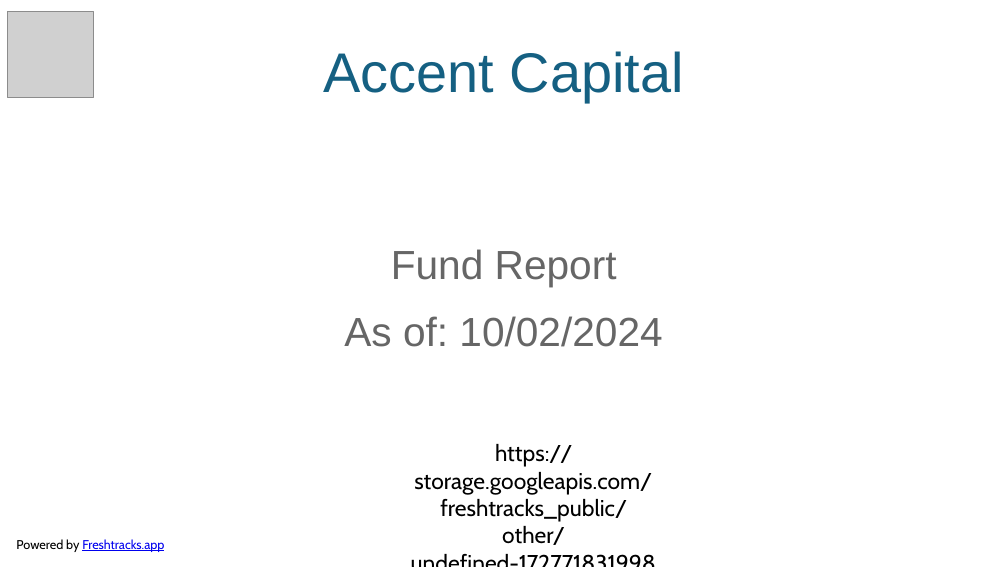
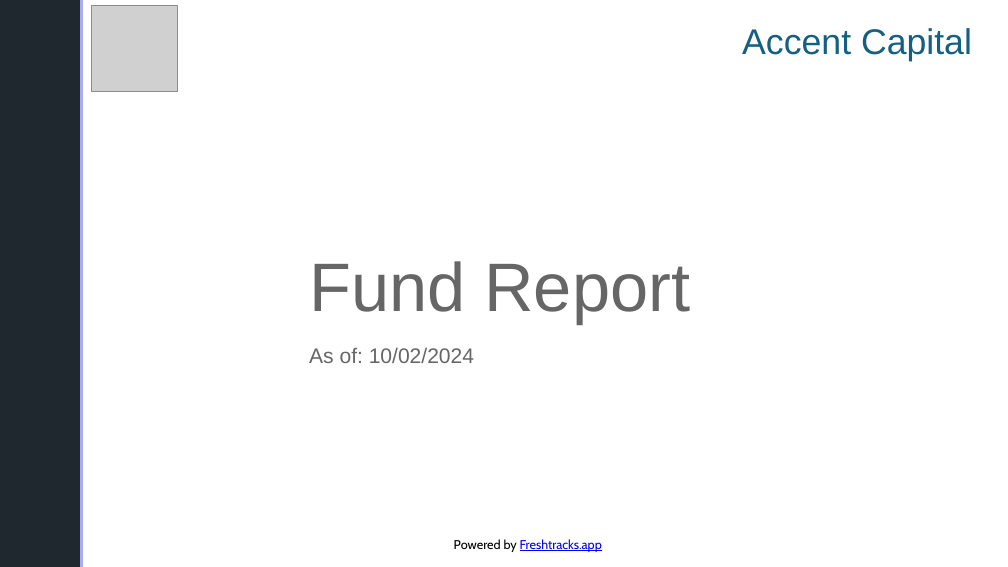
Before and after one commit to jumptrnr/carbone, a slide deck: slide 1 of result.pptx. Drawn at 1008x567 pixels with LibreOffice and Linux fonts; fonts in the diff are those of the drawing; grey boxes stand for pictures; background and template pictures are left out. Boxes give left, top, right and bottom in pixels: in the first picture for what was removed or moved away, otherwise in the second. Text is boxed around its words. In the diff, an @@ line names an element or a change of style, - is before the commit and + after.

```diff
--- a/result.pptx
+++ b/result.pptx
@@ freeform shape added at <box>0,0,80,567</box>, fill #1F282E @@
@@ freeform shape added at <box>80,0,83,567</box>, fill #A9ACEE @@
@@ picture: place and size @@
-picture at <box>7,11,93,97</box>
+picture at <box>91,5,177,91</box>
@@ title "Accent Capital": place and size @@
-title "Accent Capital" at <box>324,51,684,102</box>
+title "Accent Capital" at <box>742,28,972,61</box>
@@ title "Accent Capital" at <box>742,28,972,61</box>: size 44 to 28.1 pt; alignment centre to right; line spacing 1 to 0.9; vertical alignment middle to top @@
@@ text "Fund Report": place and size @@
-text "Fund Report" at <box>344,249,662,347</box>
+text "Fund Report" at <box>309,261,690,363</box>
@@ text "Fund Report" at <box>309,261,690,363</box>: size 32 to 54 pt in "Fund Report"; size 32 to 16.6 pt in "As of: 10/02/2024"; alignment centre to left; indent changed; line spacing 1 to 1.2; less space between paragraphs @@
@@ text removed at <box>414,444,652,545</box> @@
-https://storage.googleapis.com/freshtracks_public/other/undefined-1727718319981.png
@@ text "Powered by Freshtracks.app": place and size @@
-text "Powered by Freshtracks.app" at <box>16,539,164,552</box>
+text "Powered by Freshtracks.app" at <box>454,539,602,552</box>
@@ text "Powered by Freshtracks.app" at <box>454,539,602,552</box>: alignment left to centre @@
```
Also in this commit, not shown: 4 other slides changed, 5 slides added, 5 slides removed, 6 other files.
